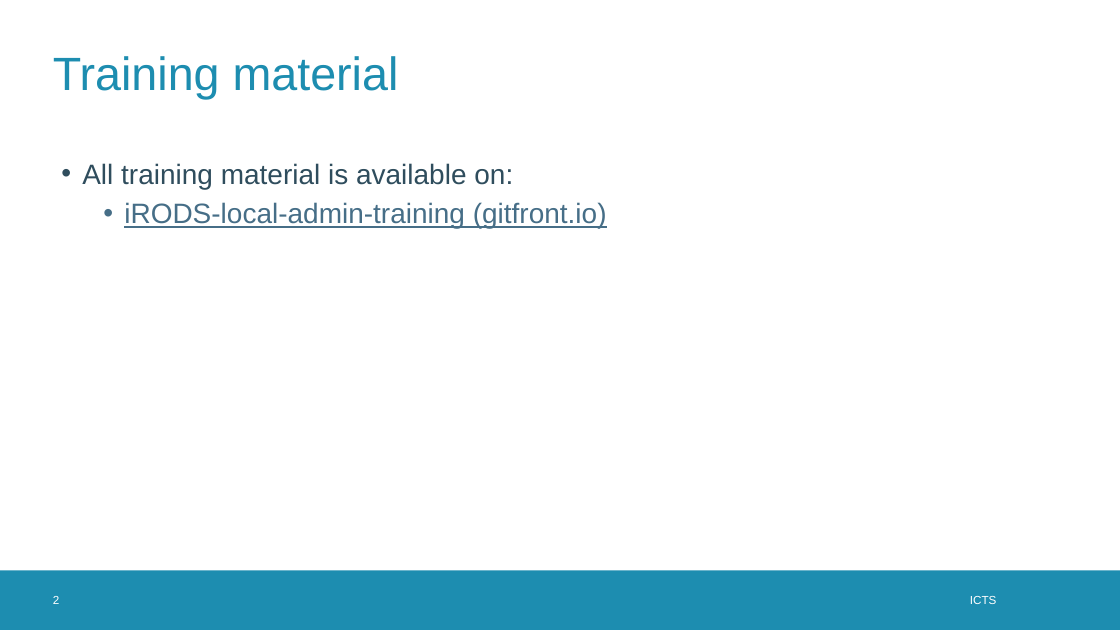
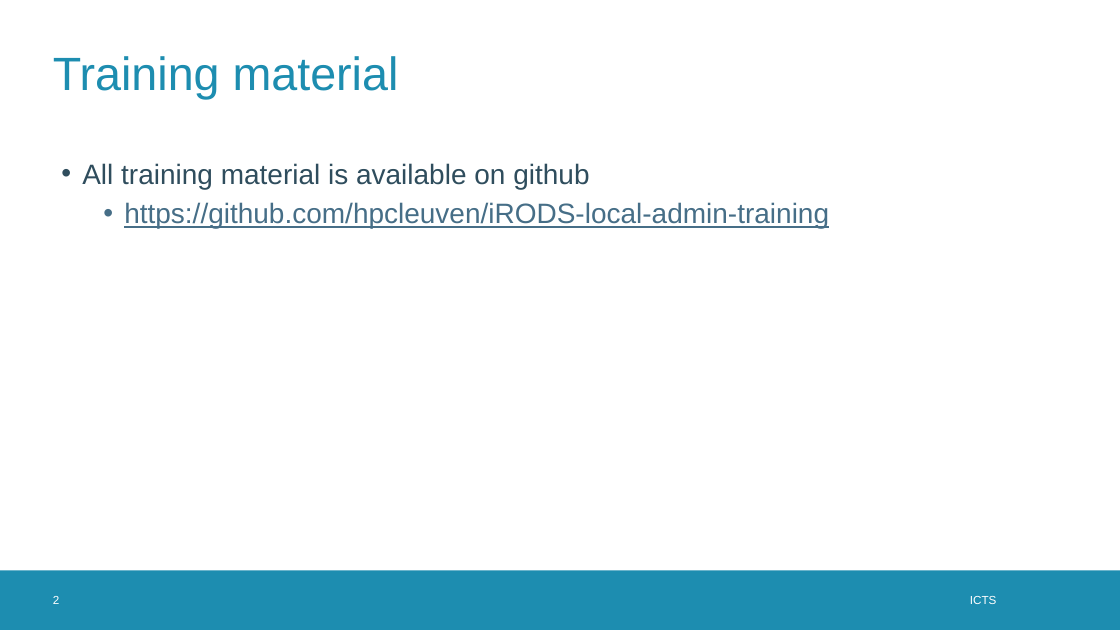
Before and after one commit to hpcleuven/iRODS-local-admin-training, a slide deck: slide 2 of 01_Introduction_to_iRODS.pptx. Drawn at 1120x630 pixels with LibreOffice and Linux fonts; fonts in the diff are those of the drawing; background and template pictures are left out. Boxes give left, top, right and bottom in pixels: in the first picture for what was removed or moved away, otherwise in the second. Text is boxed around its words. In the diff, an @@ line names an element or a change of style, - is before the commit and + after.

Commit message:
Fix typos

```diff
--- a/01_Introduction_to_iRODS.pptx
+++ b/01_Introduction_to_iRODS.pptx
@@ text at bbox=[82, 163, 829, 228]: text changed @@
-• All training material is available on:
-  • iRODS-local-admin-training (gitfront.io)
+• All training material is available on github
+  • https://github.com/hpcleuven/iRODS-local-admin-training
```
Also in this commit, not shown: 3 other slides changed.
